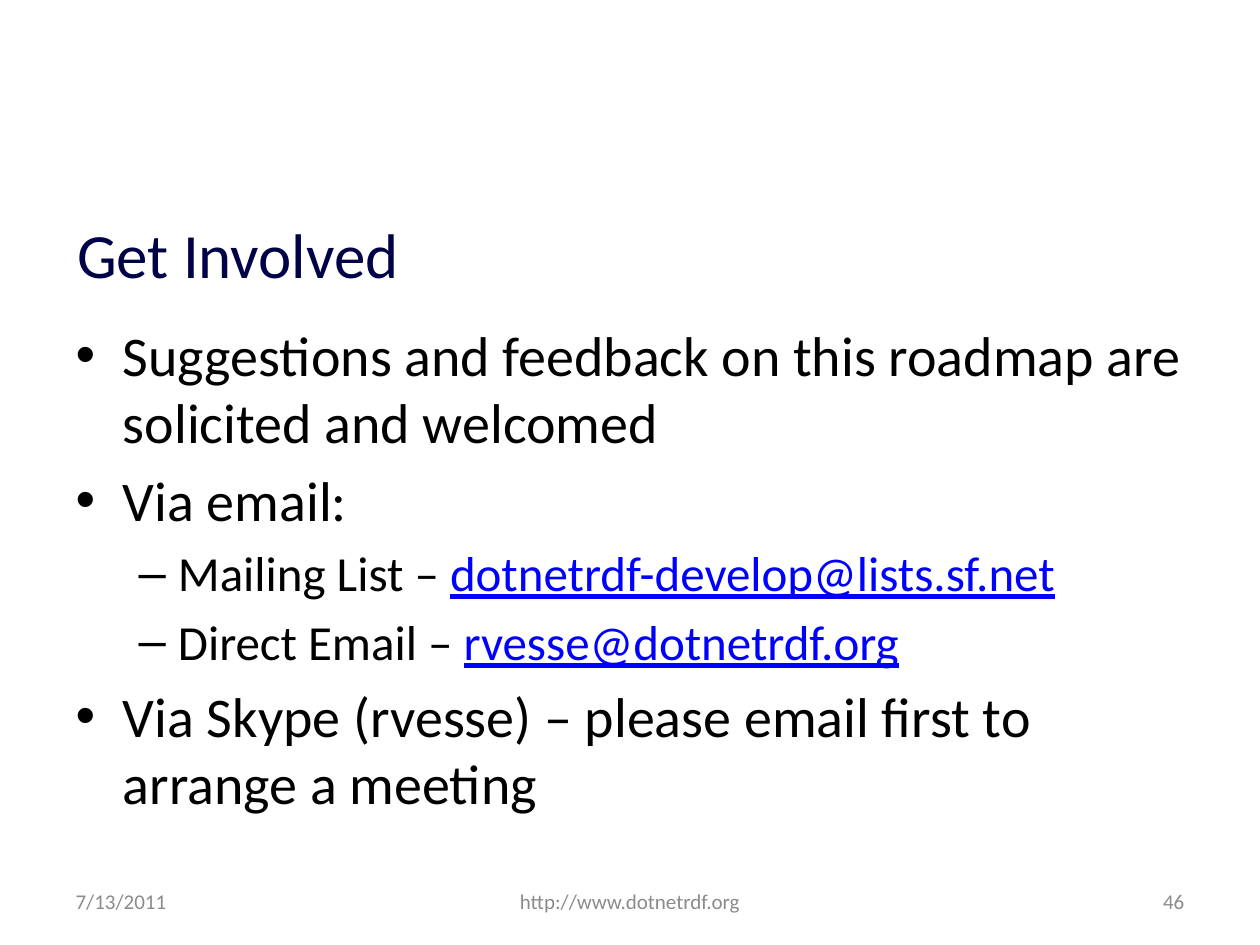
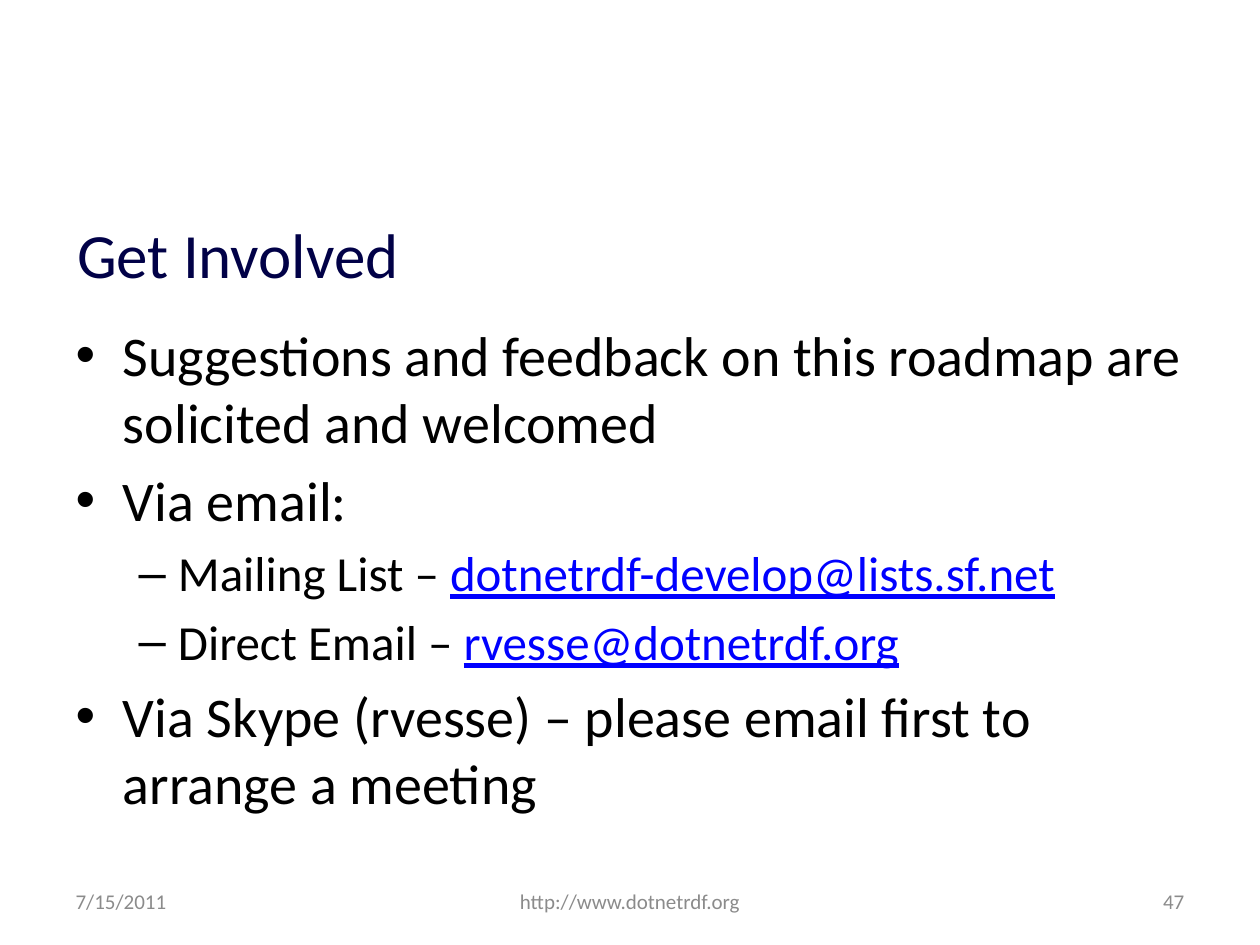
Before and after one commit to JohnGoldsmith/dotnetrdf-wiki, a slide deck: slide 47 of Slides/Roadmap.pptx (slide 46 before the commit). Drawn at 1260x945 pixels with LibreOffice and Linux fonts; fonts in the diff are those of the drawing; background and template pictures are left out. Boxes give left, top, right and bottom in pixels: in the first picture for what was removed or moved away, otherwise in the second. Text is boxed around its words. In the diff, an @@ line names an element or a change of style, - is before the commit and + after.

```diff
--- a/Slides/Roadmap.pptx
+++ b/Slides/Roadmap.pptx
@@ text at <box>76,894,167,910</box>: text changed @@
-7/13/2011
+7/15/2011
@@ page number at <box>1163,895,1184,909</box>: text changed @@
-46
+47
```
Also in this commit, not shown: 45 other slides changed, 1 slide added.
